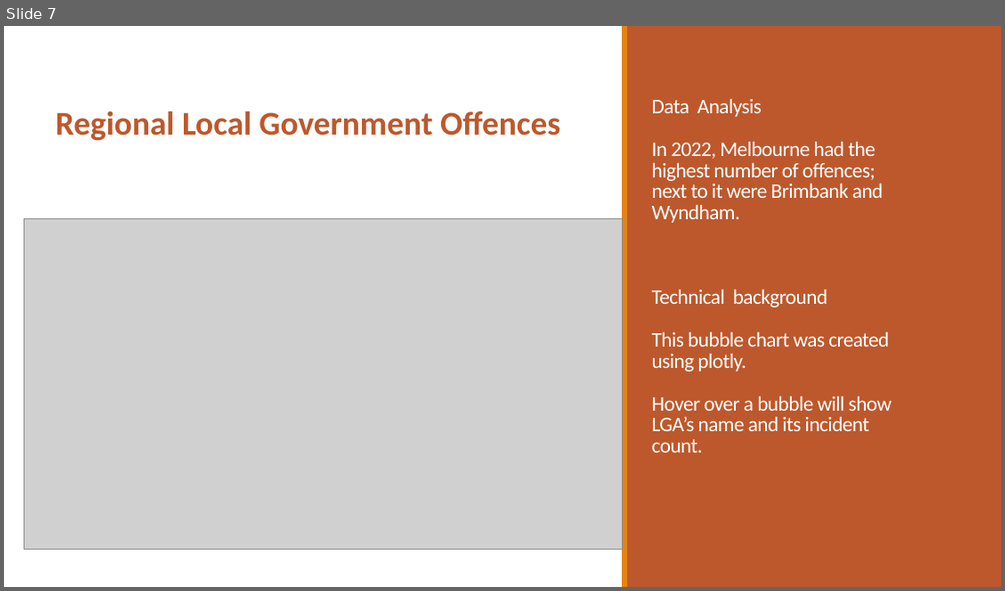
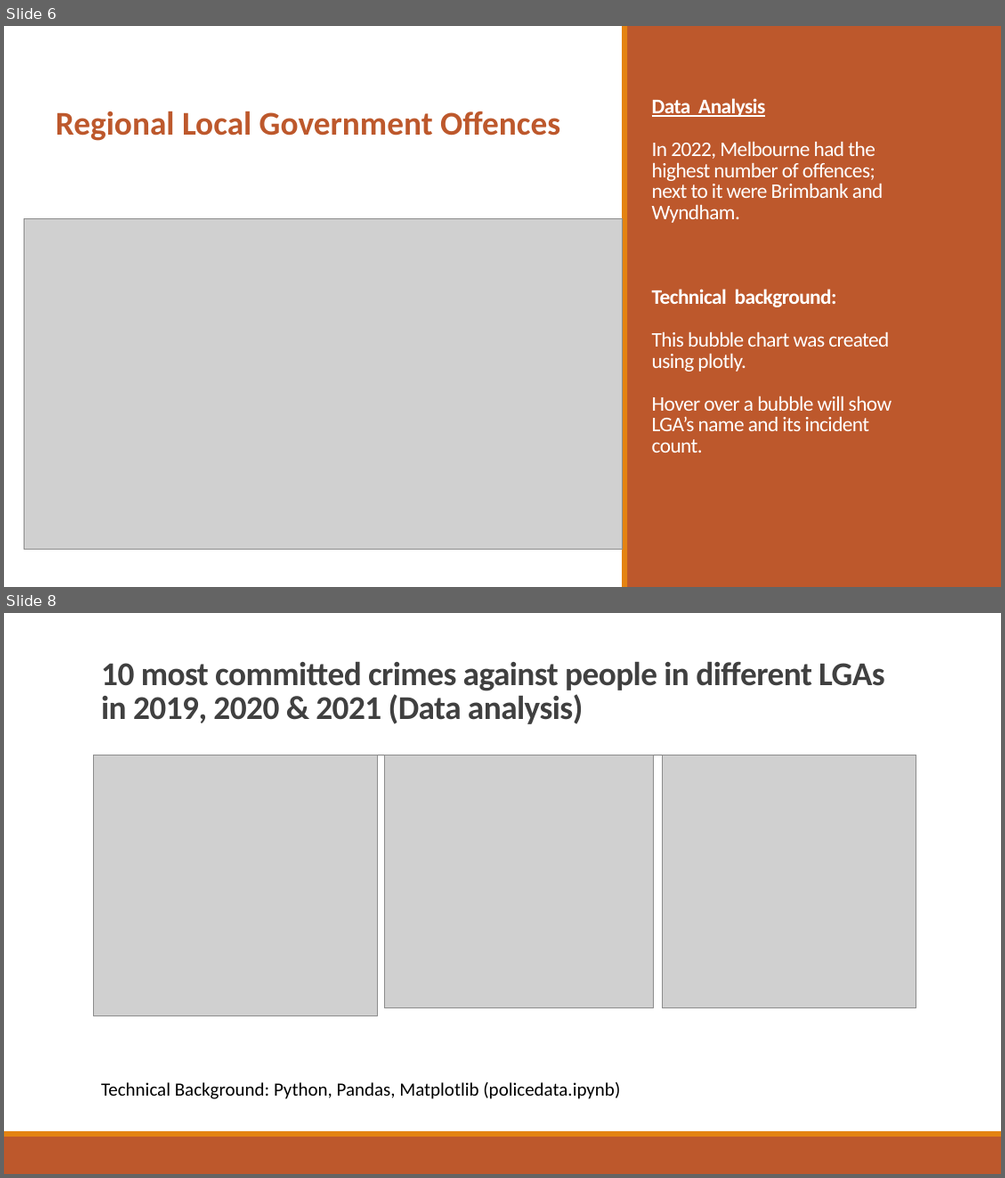
Before and after one commit to PhuongTieuOp/project3, a slide deck: Victoria Crime Data Visualization3.pptx. Shown one above the other, each under a label of ours: slide 7 before the commit, slides 6 and 8 after it; the slides between them are not shown. The pictures are 1005x591 and 1005x1178 pixels, drawn with LibreOffice and Linux fonts; fonts in the diff are those of the drawing; grey boxes stand for pictures. Boxes give left, top, right and bottom in pixels: in the first picture for what was removed or moved away, otherwise in the second. Text is boxed around its words. In the diff, an @@ line names an element or a change of style, - is before the commit and + after.

```diff
--- a/Victoria Crime Data Visualization3.pptx
+++ b/Victoria Crime Data Visualization3.pptx
@@ slide 8 added at box(4, 613, 1001, 1174), background #FFFFFF @@
@@ title added at box(101, 661, 885, 724), 32 pt, text #404040, bold @@
+10 most committed crimes against people in different LGAs in 2019, 2020 & 2021 (Data analysis)
@@ picture added at box(94, 755, 378, 1016) @@
@@ line added from (102, 755) to (917, 755), #808080 0.5 pt @@
@@ picture added at box(385, 755, 653, 1008) @@
@@ picture added at box(662, 755, 916, 1008) @@
@@ text added at box(101, 1082, 620, 1099), 18 pt, text #000000 @@
+Technical Background: Python, Pandas, Matplotlib (policedata.ipynb)
@@ rectangle added at box(4, 1136, 1001, 1174), fill #BD582C @@
@@ rectangle added at box(4, 1131, 1001, 1136), fill #E48312 @@
@@ what was slide 7 is now slide 6 @@
@@ slide 6 changed as well @@
@@ title at box(652, 98, 892, 452): text changed @@
-Data Analysis
-In 2022, Melbourne had the highest number of offences; next to it were Brimbank and Wyndham.
-Technical background
-This bubble chart was created using plotly.
-Hover over a bubble will show LGA’s name and its incident count.
+Data Analysis
+In 2022, Melbourne had the highest number of offences; next to it were Brimbank and Wyndham.
+Technical background:
+This bubble chart was created using plotly.
+Hover over a bubble will show LGA’s name and its incident count.
```
Also in this commit, not shown: 7 other slides changed, 3 slides removed, 1 other file.
